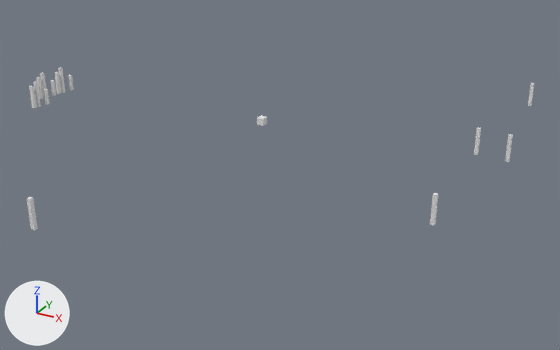
One commit to the Blender file Code/BlenderProject/prototype.blend: the scene before it, then after it.
One viewpoint serves both versions: a 50 mm camera at (100.1, -171.8, 71.0) aimed at (8.8, -5.9, -11.9). Every picture has the same lights, and +X, +Y and +Z are marked at lower left.

Objects in the first picture: 'Tree', 'Tree.001', 'Tree.002', 'Tree.003', 'Tree.004', 'Tree.005', 'Tree.006', 'Tree.007', 'Tree.008', 'Tree.009', 'Tree.010', 'Tree.011', 'Tree.012', 'Tree.013', 'player'.
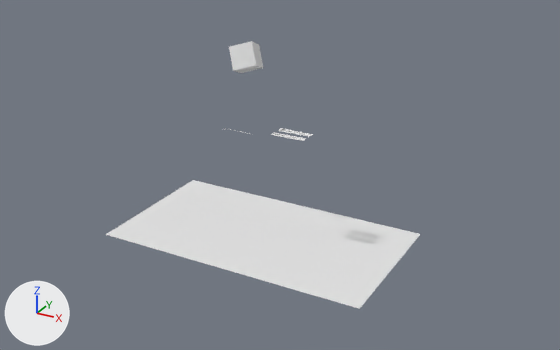
The change, as a list of edits to the scene's bpy script:
```text
Add me_plane:
    me_plane.from_pydata([(1.0, -1.0, 0.0), (-1.0, -1.0, 0.0), (1.0, 1.0, 0.0), (-1.0, 1.0, 0.0)], [], [(1, 0, 2, 3)])
Add txt_text_001:
    txt_text_001 = bpy.data.curves.new('Text.001', 'FONT')
    txt_text_001.body = 'Challenge Mode'
Add txt_text:
    txt_text = bpy.data.curves.new('Text', 'FONT')
    txt_text.body = 'Relaxation Mode'
Remove ob_tree_013:
    ob_tree_013 = bpy.data.objects.new('Tree.013', me_cube_014)
Remove ob_tree_012:
    ob_tree_012 = bpy.data.objects.new('Tree.012', me_cube_013)
Remove ob_tree_011:
    ob_tree_011 = bpy.data.objects.new('Tree.011', me_cube_012)
Remove ob_tree_010:
    ob_tree_010 = bpy.data.objects.new('Tree.010', me_cube_011)
Remove ob_tree_009:
    ob_tree_009 = bpy.data.objects.new('Tree.009', me_cube_010)
Remove ob_tree_008:
    ob_tree_008 = bpy.data.objects.new('Tree.008', me_cube_009)
Remove ob_tree_007:
    ob_tree_007 = bpy.data.objects.new('Tree.007', me_cube_008)
Remove ob_tree_006:
    ob_tree_006 = bpy.data.objects.new('Tree.006', me_cube_007)
Remove ob_tree_005:
    ob_tree_005 = bpy.data.objects.new('Tree.005', me_cube_006)
Remove ob_tree_004:
    ob_tree_004 = bpy.data.objects.new('Tree.004', me_cube_005)
Remove ob_tree_003:
    ob_tree_003 = bpy.data.objects.new('Tree.003', me_cube_004)
Remove ob_tree_002:
    ob_tree_002 = bpy.data.objects.new('Tree.002', me_cube_003)
Remove ob_tree_001:
    ob_tree_001 = bpy.data.objects.new('Tree.001', me_cube_002)
Change ob_tree:
    ob_tree.location: (56.5, 8.4, 1.8) -> (-5.0, 0.7, 16.7)
    ob_tree.rotation_euler: (0.0, 0.0, 0.0) -> (-0.391, -0.276, 0.319)  # degrees (0, 0, 0) -> degrees (-22, -16, 18)
    ob_tree.scale: (0.448, 0.443, 3.4) -> (3.22, 3.22, 3.22)
Remove ob_player:
    ob_player = bpy.data.objects.new('player', me_cube)
Add ob_buttonrelax:
    ob_buttonrelax = bpy.data.objects.new('ButtonRelax', me_plane)
    ob_buttonrelax.location = (12.1, -3.7, 0.0)
    ob_buttonrelax.scale = (4.69, 1.0, 1.0)
Add ob_buttonchallenge:
    ob_buttonchallenge = bpy.data.objects.new('ButtonChallenge', me_plane.copy())
    ob_buttonchallenge.location = (12.0, -7.2, 0.0)
    ob_buttonchallenge.scale = (4.69, 1.0, 1.0)
Add ob_plane:
    ob_plane = bpy.data.objects.new('Plane', me_plane.copy())
    ob_plane.location = (-0.1, 0.3, -34.9)
    ob_plane.scale = (39.8, 22.1, 15.6)
Add ob_text_001:
    ob_text_001 = bpy.data.objects.new('Text.001', txt_text_001)
    ob_text_001.parent = ob_buttonchallenge
    ob_text_001.location = (7.941, -7.464, 0.0)
Add ob_text:
    ob_text = bpy.data.objects.new('Text', txt_text)
    ob_text.parent = ob_buttonrelax
    ob_text.location = (7.947, -3.938, 0.0)
```

Boxes [x1, y1, x2, y2] around the edits, measured in the pictures (560 x 350 px):
'Plane', added
    after: [106, 180, 420, 309]
'Tree', moved, turned, rescaled
    before: [474, 127, 481, 155]
    after: [229, 41, 263, 73]
'Tree.013', deleted
    before: [27, 197, 38, 230]
'Tree.012', deleted
    before: [430, 193, 438, 226]
'Tree.011', deleted
    before: [505, 134, 513, 162]
'Tree.006', deleted
    before: [33, 81, 41, 107]
'Tree.001', deleted
    before: [58, 67, 65, 93]
'Tree.004', deleted
    before: [29, 86, 36, 108]
'ButtonChallenge', added
    after: [271, 132, 306, 141]
'ButtonRelax', added
    after: [278, 128, 313, 137]
'Tree.003', deleted
    before: [54, 72, 61, 94]
'player', deleted
    before: [257, 116, 267, 126]
'Tree.010', deleted
    before: [528, 82, 534, 106]
'Tree.007', deleted
    before: [40, 72, 46, 98]
'Tree.009', deleted
    before: [36, 77, 43, 99]
'Tree.005', deleted
    before: [44, 89, 50, 105]
'Tree.002', deleted
    before: [68, 75, 74, 90]
